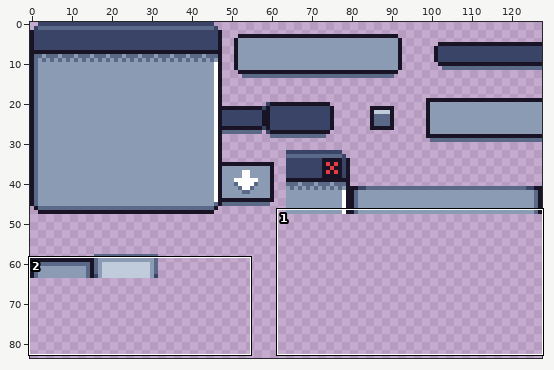
A sprite sheet gets an edit: wingrid/assets/art/tiles/tiles_gray.png. Above, an overview of the earlier version with the close-up marked.
Close-up. Before the edit:
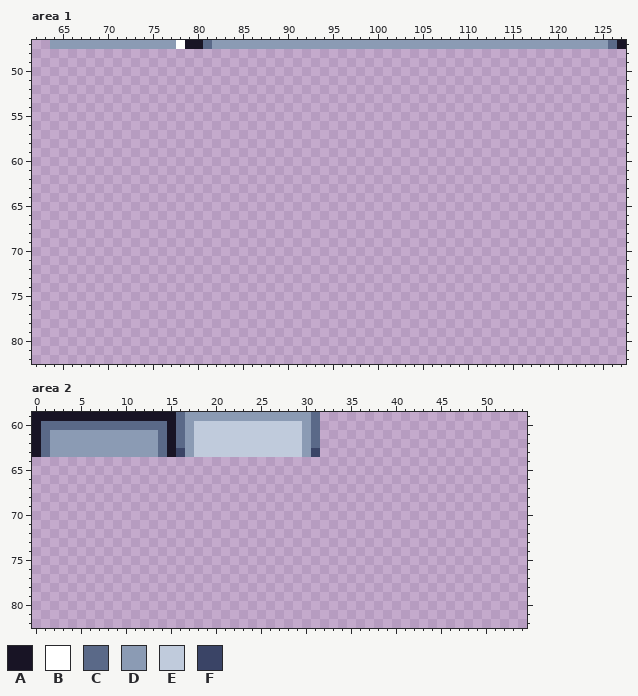
The file is 128x128 pixels. Shown: area 1: x 62..127, y 47..82; area 2: x 0..54, y 59..82. The wide view leaves out empty margins.
Palette (. is transparent): A #181425  B #ffffff  C #5a6988  D #8b9bb4  E #c0cbdc  F #3a4466
Pixels before, area 1, first column x 64:
47 DDDDDDDDDDDDDDBAACDDDDDDDDDDDDDDDDDDDDDDDDDDDDDDDDDDDDDDDDDDDDCA
Pixels before, area 2, first column x 0:
59 AAAAAAAAAAAAAAAACDDDDDDDDDDDDDDC
60 ACCCCCCCCCCCCCCACDEEEEEEEEEEEEDC
61 ACDDDDDDDDDDDDCACDEEEEEEEEEEEEDC
62 ACDDDDDDDDDDDDCACDEEEEEEEEEEEEDC
63 ACDDDDDDDDDDDDCAFDEEEEEEEEEEEEDF
Once edited:
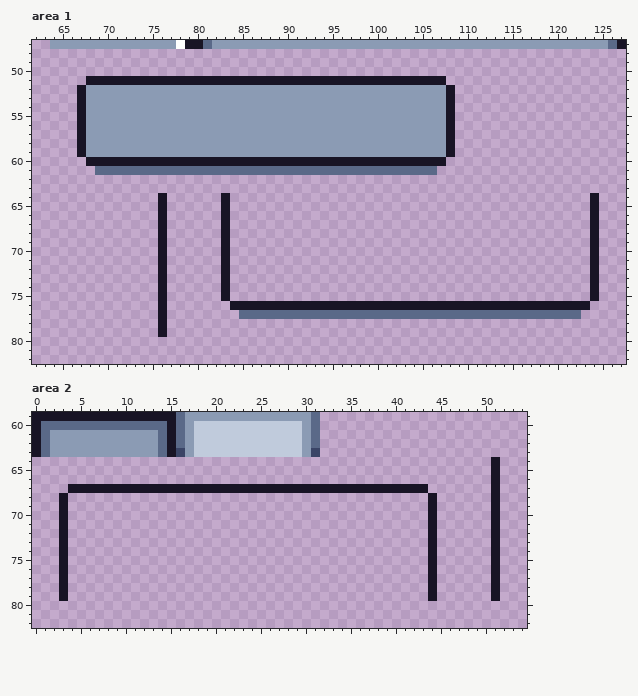
The exact change:
Area 1:
The edit adds colour A in row 51 at x 68 to 107; in rows 52 to 59 at x 67 and 108; in row 60 at x 68 to 107; in rows 64 to 75 at x 76, 83 and 124; in row 76 at x 76 and 84 to 123; in rows 77 to 79 at x 76.
The edit adds colour C in row 61 at x 69 to 106; in row 77 at x 85 to 122.
The edit adds colour D in rows 52 to 59 at x 68 to 107.
Area 2:
The edit adds colour A in rows 64 to 66 at x 51; in row 67 at x 4 to 43 and 51; in rows 68 to 79 at x 3, 44 and 51.
Boxes around the changes in both close-ups, in picture pixels (x1, y1, x2, y2):
added: (77, 76, 599, 337)
added: (491, 457, 500, 601)
added: (59, 484, 437, 601)
